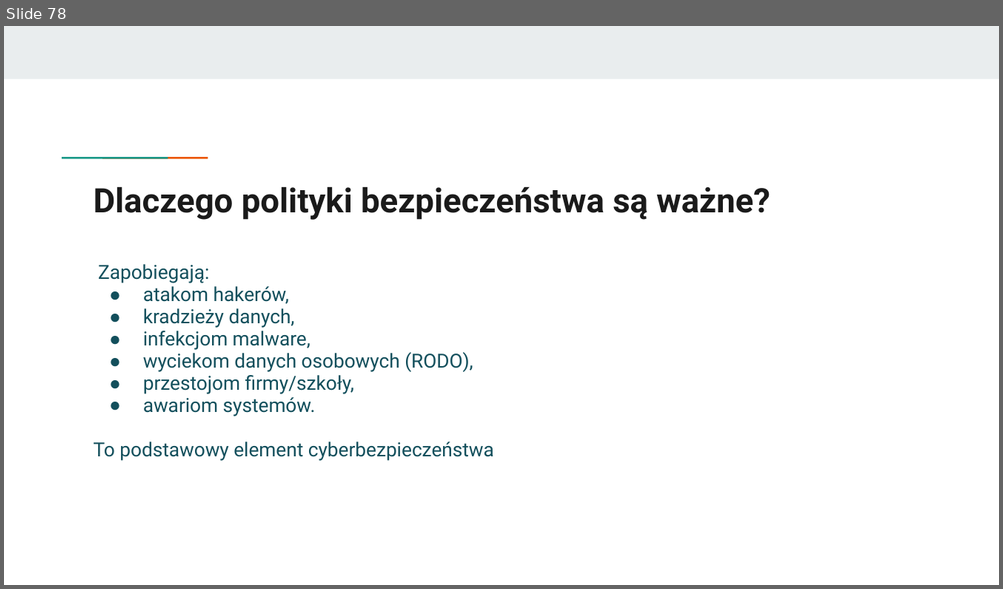
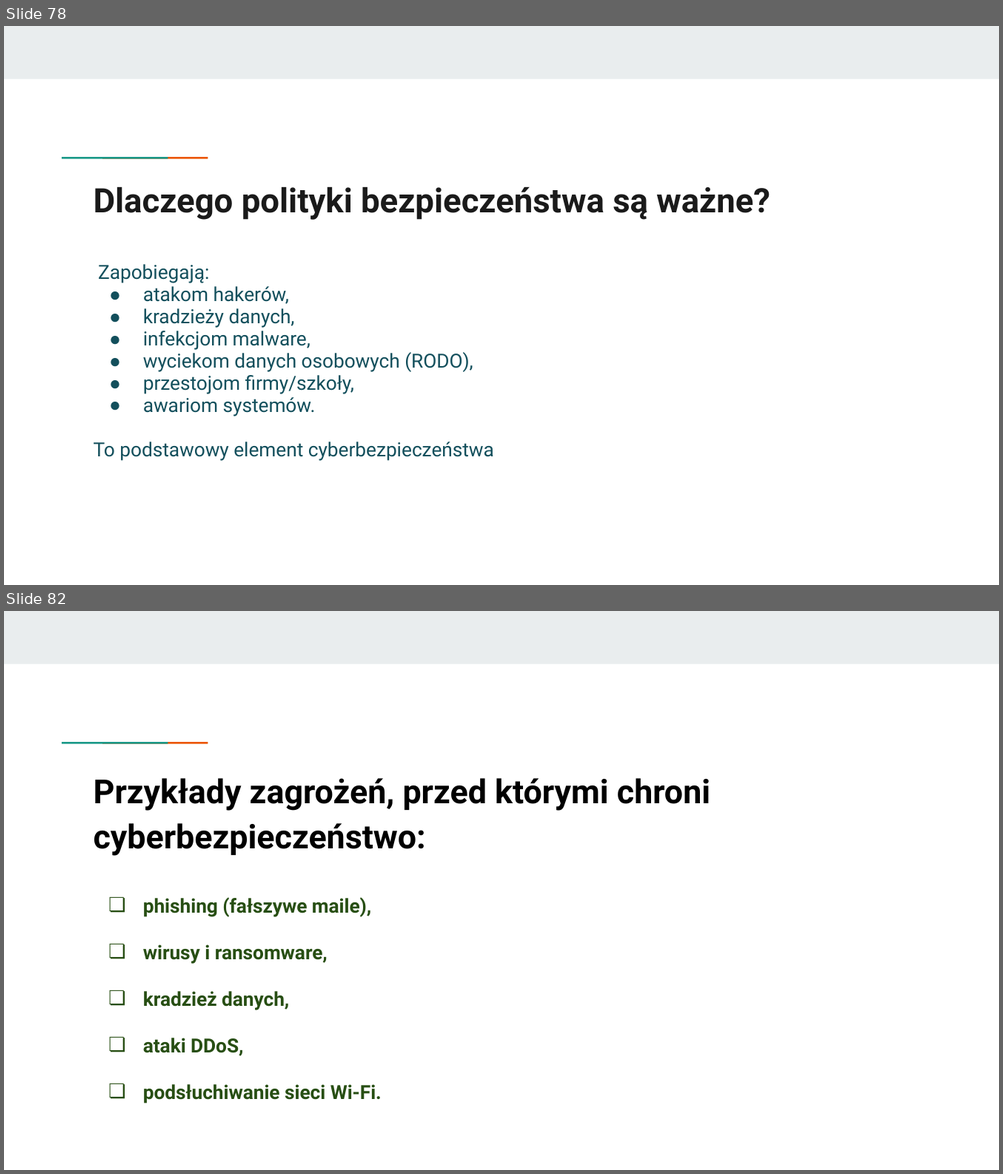
Before and after one commit to KasiaKasia/PRZEDMIOTY, a slide deck: ZASTOSOWANIE_INFORMATYKI/1A-gr_2/Zastosowanie informatyki - 1A gr. 2-plik2.pptx. Shown one above the other, each under a label of ours: slide 78 before the commit, slides 78 and 82 after it; the slides between them are not shown. The pictures are 1003x589 and 1003x1174 pixels, drawn with LibreOffice and Linux fonts; fonts in the diff are those of the drawing. Boxes give left, top, right and bottom in pixels: in the first picture for what was removed or moved away, otherwise in the second. Text is boxed around its words. In the diff, an @@ line names an element or a change of style, - is before the commit and + after.

```diff
--- a/ZASTOSOWANIE_INFORMATYKI/1A-gr_2/Zastosowanie informatyki - 1A gr. 2-plik2.pptx
+++ b/ZASTOSOWANIE_INFORMATYKI/1A-gr_2/Zastosowanie informatyki - 1A gr. 2-plik2.pptx
@@ slide 82 added at box(4, 611, 999, 1170), background #FFFFFF; not listed: 3 template elements that a slide beside it also shows @@
@@ title added at box(94, 778, 710, 856), 24 pt, text #000000, bold @@
+Przykłady zagrożeń, przed którymi chroni cyberbezpieczeństwo:
@@ text added at box(143, 897, 381, 1104), 14.1 pt, text #274E13, bold @@
+❏ phishing (fałszywe maile),
+❏ wirusy i ransomware,
+❏ kradzież danych,
+❏ ataki DDoS,
+❏ podsłuchiwanie sieci Wi-Fi.
```
Also in this commit, not shown: 2 slides changed, 5 other slides added, 1 other file.
